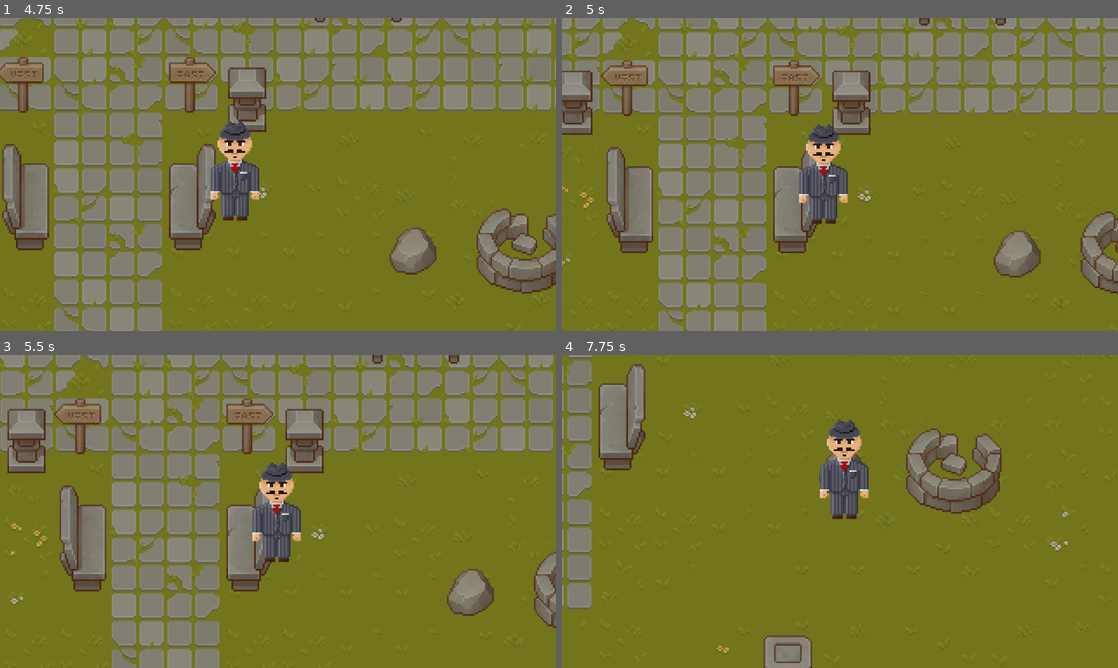
Above: before the commit, frames 1-4 (two rows, left to right).
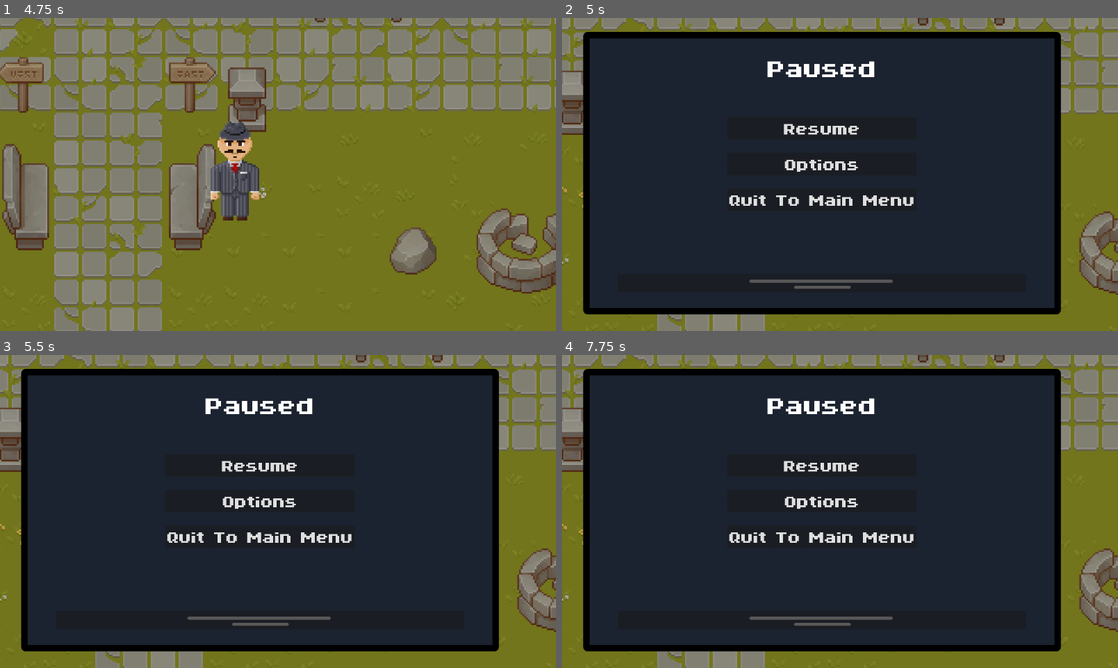
Above: after the commit, the same moments.

Repository: Goldstar32/TMMGame
Game: Godot game, scene res://Scenes/Menus/main_menu.tscn
Same seed, same stepped clock (60 frames per second), same inputs: the game is played once before the commit and once after it.
Inputs:
- Up to frame 1 (4.75 s): click "Start Game" at 0.5 s; hold D (right) 1.28-2.03 s; hold S (down) 2.03-2.78 s; hold D (right) 2.78-3.53 s; hold W (up) 3.53-4.28 s; hold A (left) from 4.28 s (still down)
- Up to frame 2 (5 s): keep holding A (left); tap Escape (pause) at 4.9 s
- Up to frame 3 (5.5 s): keep holding A (left)
- Up to frame 4 (7.75 s): release A (left) at 5.78 s; hold S (down) 5.78-6.53 s; hold D (right) 6.53-7.28 s; hold W (up) from 7.28 s (still down)

Frame 1 is identical in both runs. In frame 2, 79% of the frame differs, in the area x 0-100%, y 0-100%; in frame 3, 83%; in frame 4, 88%.
Error before the commit: Parse Error: Function "unpause()" not found in base self. (res://Scripts/AutoLoad/game_manager.gd:9)

Commit message:
Funcs in game manager

Diff:
--- a/Scripts/AutoLoad/game_manager.gd
+++ b/Scripts/AutoLoad/game_manager.gd
@@ -9,3 +9,22 @@
 			unpause()
 		else:
 			pause()
+
+func pause():
+	get_tree().paused = true
+
+	var pause_menu = preload("res://Scenes/Menus/pause_menu.tscn")
+	var pause_menu_instance : Control = pause_menu.instantiate()
+	if cam:
+		pause_menu_instance.scale = Vector2(cam.zoom[0] ** -1, cam.zoom[1] ** -1)
+		cam.add_child(pause_menu_instance)
+	else:
+		get_tree().root.add_child(pause_menu_instance)
+func unpause():
+	get_tree().pasued = false
+
+
+func set_cam(camera : Camera2D):
+	cam = camera
+func set_pausible(paus : bool):
+	pausable = paus
